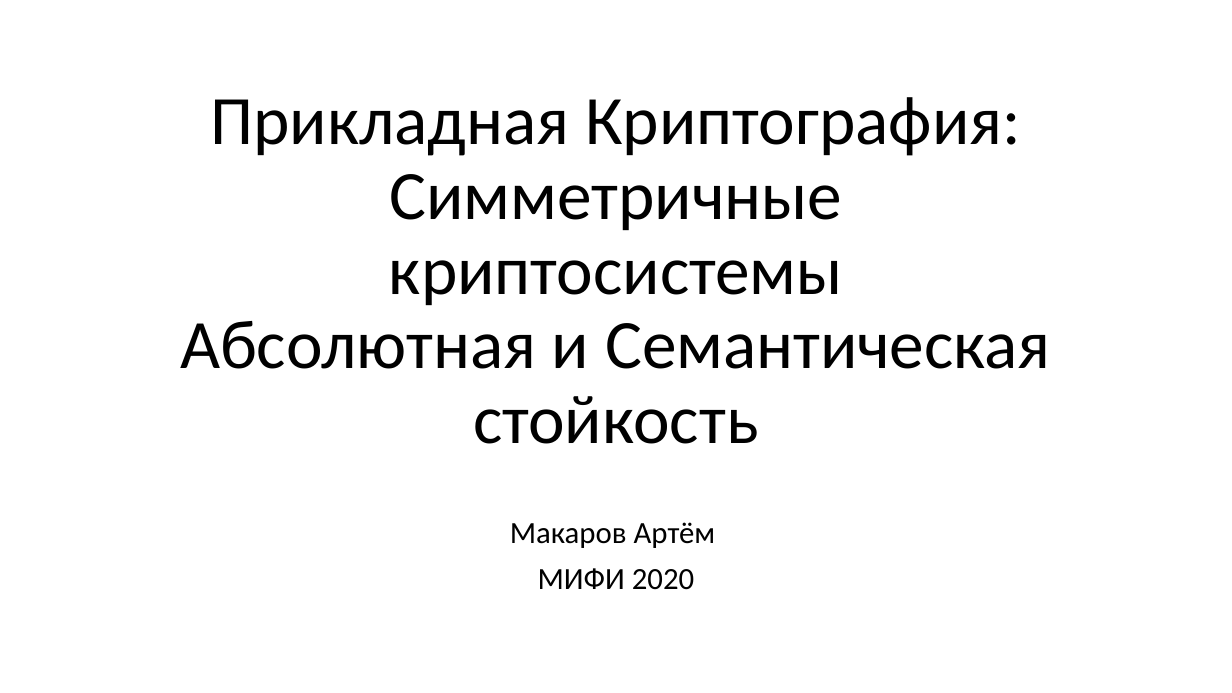
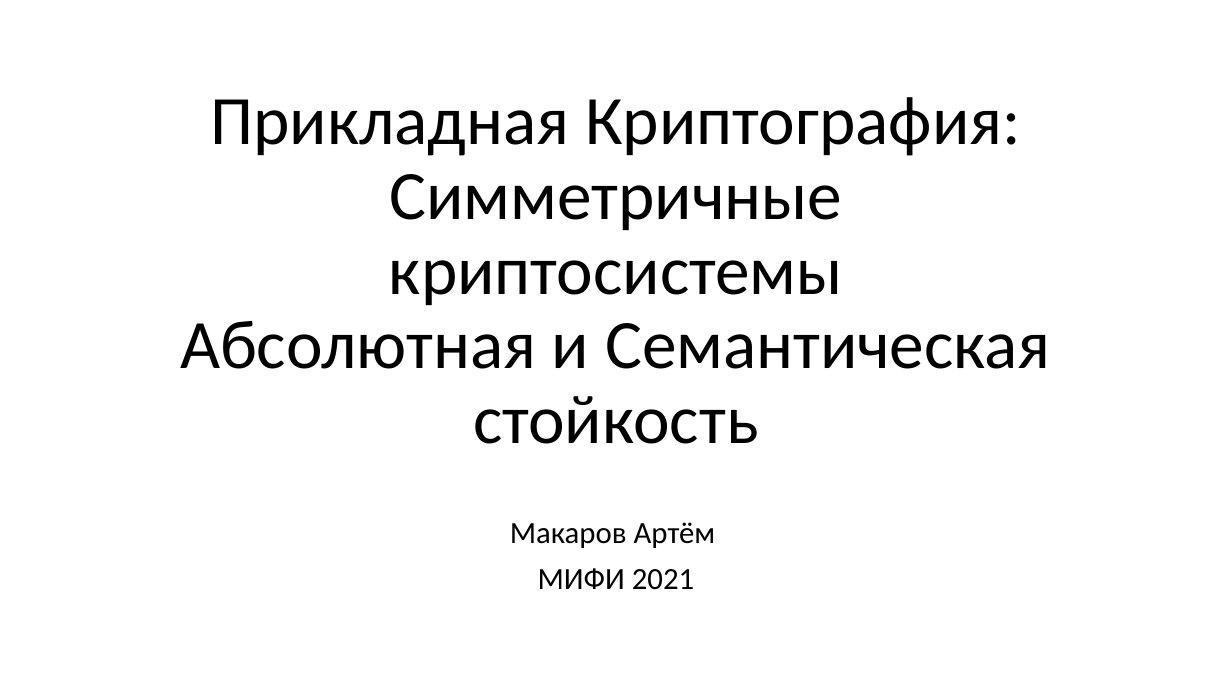
Before and after one commit to GeorgyFirsov-s-forks/CryptoLectures, a slide deck: slide 1 of Lectures/Lecture1.pptx. Drawn at 1232x693 pixels with LibreOffice and Linux fonts; fonts in the diff are those of the drawing. Boxes give left, top, right and bottom in pixels: in the first picture for what was removed or moved away, otherwise in the second. Text is boxed around its words. In the diff, an @@ line names an element or a change of style, - is before the commit and + after.

```diff
--- a/Lectures/Lecture1.pptx
+++ b/Lectures/Lecture1.pptx
@@ subtitle at bbox=[538, 568, 694, 590]: text changed @@
-МИФИ 2020
+МИФИ 2021
```
Also in this commit, not shown: 1 other file.
